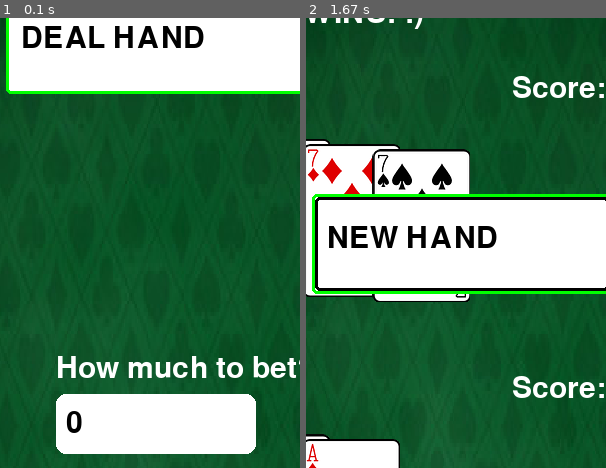
Above: before the commit, frames 1-2 (left to right).
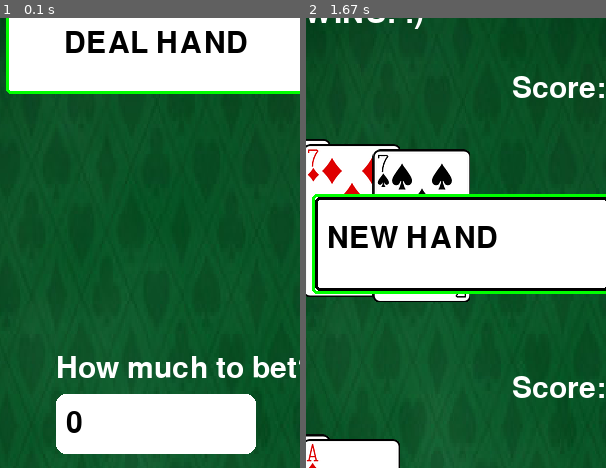
Above: after the commit, the same moments.

Repository: UCLL-introproject-project/ucll-introproject-project-2324-pygame-development-project-ao-2425-v2-project-resources
Game: pygame game, started from blackjack_game/blackjack_gamefile.py
The game is run twice, just before and just after one commit, with the same random seed, the same clock (stepped at 60 frames per second) and the same inputs.
Inputs:
- Up to frame 1 (0.1 s): no input
- Up to frame 2 (1.67 s): click "DEAL HAND" at 0.38 s
The pictures show only the part of the screen within x 24-74%, y 5-55%; the shares and areas given below are measured in that part.

The runs differ from the first frame. In frame 1, 2.3% of the frame differs, in the area x 7-83%, y 1-8%; in frame 2, nothing differs.

Commit message:
new function for centering text in button

Diff:
--- a/blackjack_game/blackjack_gamefile.py
+++ b/blackjack_game/blackjack_gamefile.py
@@ -123,30 +123,33 @@
                 hand_score -= 10
     return hand_score
 
-#draw game conditions and buttons
+def draw_button(text, rect, font, text_color, button_color, border_color):
+    """Draws a button with centered text."""
+    pygame.draw.rect(screen, button_color, rect, 0, 5)  # Fill button
+    pygame.draw.rect(screen, border_color, rect, 3, 5)  # Border
+
+    text_surf = font.render(text, True, text_color)
+    text_rect = text_surf.get_rect(center=rect.center)  # Center the text in the button
+    screen.blit(text_surf, text_rect)
+
+#Modify draw_game() to use draw_button
 def draw_game(act, record, result):
     button_list = []
     #initially on startup (not active) only option is to deal new hand
     if not act:
-        deal = pygame.draw.rect(screen, 'white', [150, 20, 300, 100], 0, 5)
-        pygame.draw.rect(screen, 'green', [150, 20, 300, 100], 3, 5)
-        deal_text = font.render('DEAL HAND', True, 'black')
-        screen.blit(deal_text, (165, 50))
-        button_list.append(deal)
+        deal_rect = pygame.Rect(150, 20, 300, 100)
+        draw_button('DEAL HAND', deal_rect, font, 'black', 'white', 'green')
+        button_list.append(deal_rect)
 
     #once game started, show hit and stand buttons and win/loss records
     elif result == 0:  #show buttons only when the game is running
-        hit = pygame.draw.rect(screen, 'white', [0, 700, 300, 100], 0, 5)
-        pygame.draw.rect(screen, 'green', [0, 700, 300, 100], 3, 5)
-        hit_text = font.render('HIT ME', True, 'black')
-        screen.blit(hit_text, (55, 735))
-        button_list.append(hit)
-
-        stand = pygame.draw.rect(screen, 'white', [300, 700, 300, 100], 0, 5)
-        pygame.draw.rect(screen, 'green', [300, 700, 300, 100], 3, 5)
-        stand_text = font.render('STAND', True, 'black')
-        screen.blit(stand_text, (355, 735))
-        button_list.append(stand)
+        hit_rect = pygame.Rect(0, 700, 300, 100)
+        draw_button('HIT ME', hit_rect, font, 'black', 'white', 'green')
+        button_list.append(hit_rect)
+
+        stand_rect = pygame.Rect(300, 700, 300, 100)
+        draw_button('STAND', stand_rect, font, 'black', 'white', 'green')
+        button_list.append(stand_rect)
 
     #show points (money)
     points_text = font.render(f'Points', True, 'white')
